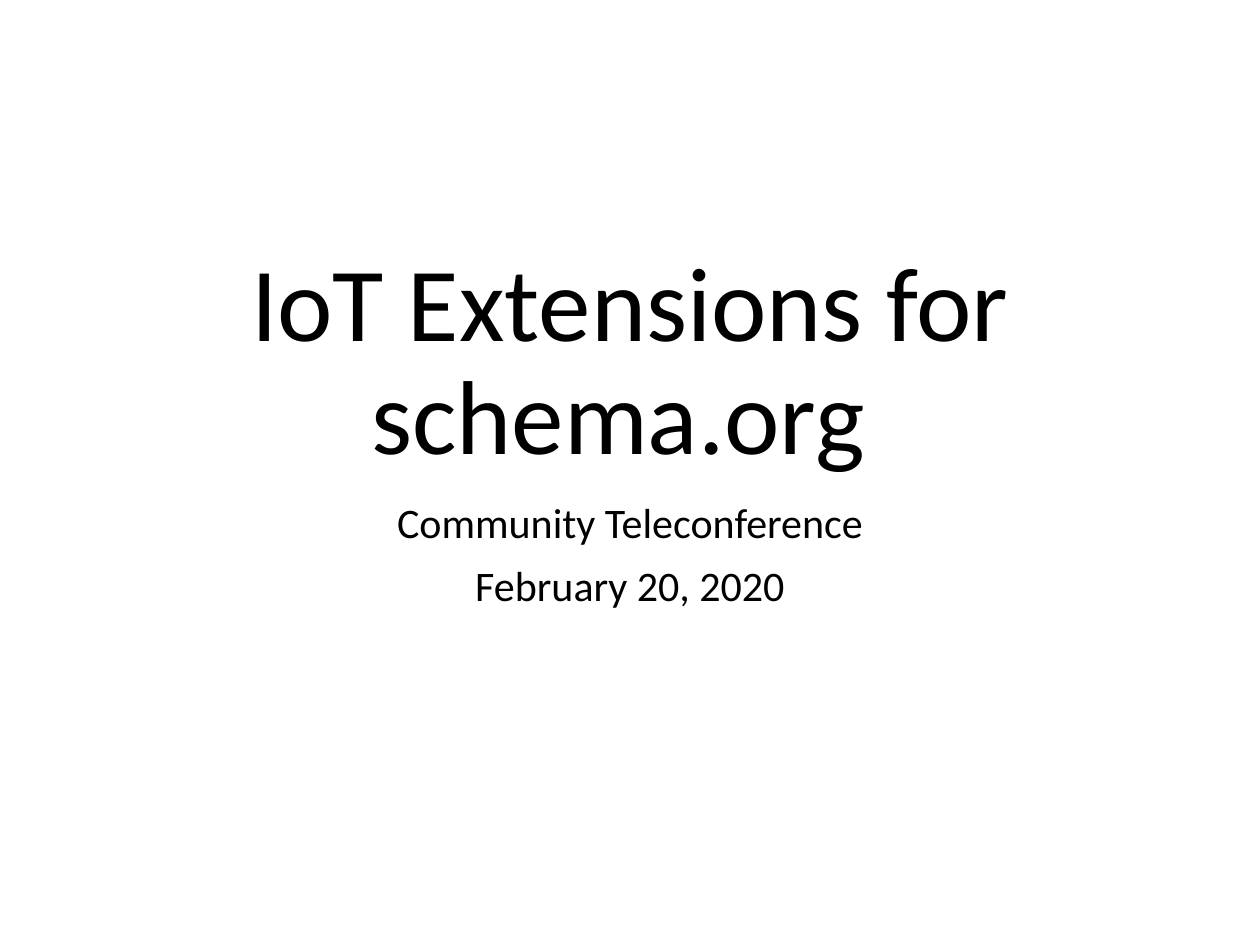
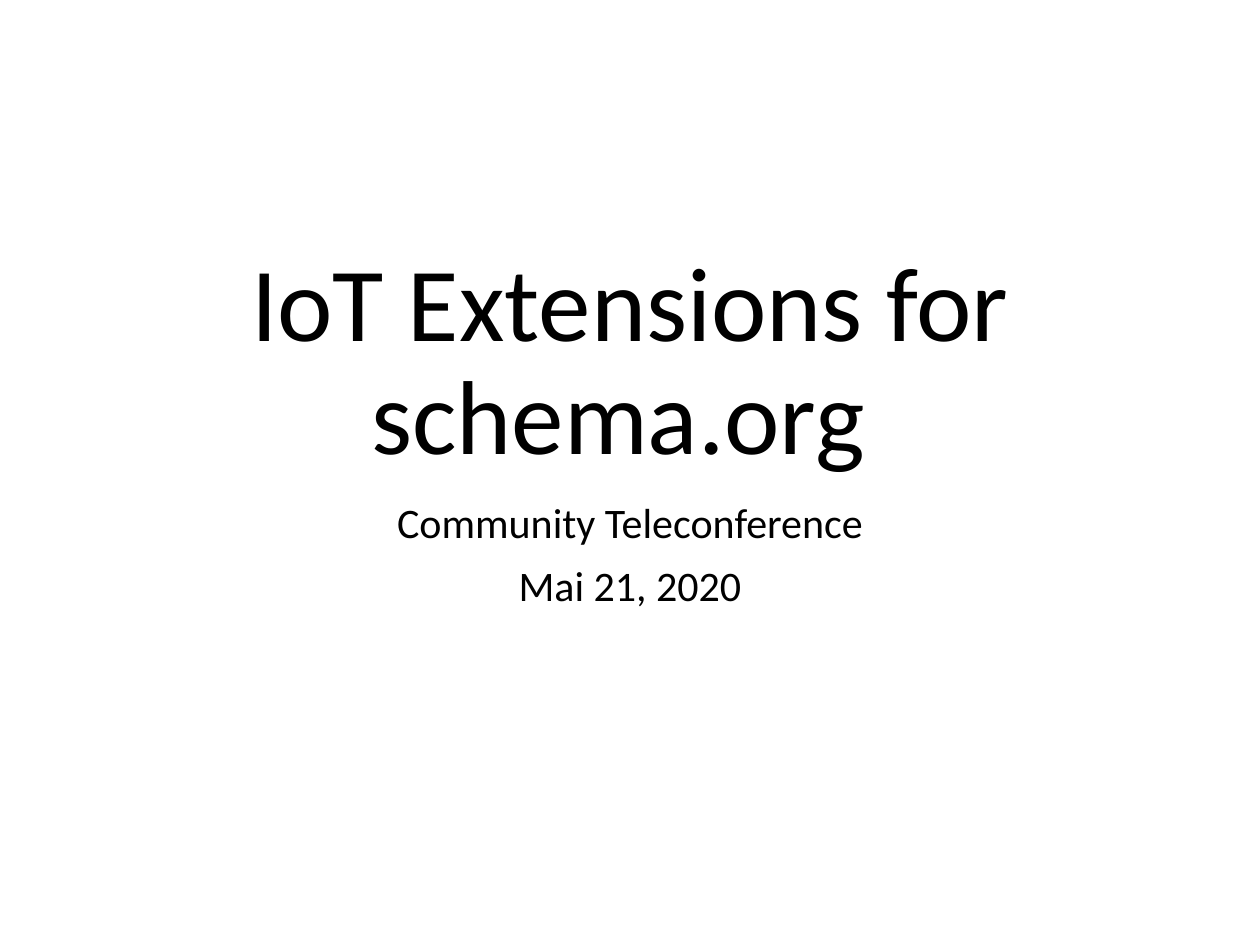
Before and after one commit to iot-schema-collab/teleconferences, a slide deck: slide 1 of iotschema-20200521.pptx. Drawn at 1260x945 pixels with LibreOffice and Linux fonts; fonts in the diff are those of the drawing. Boxes give left, top, right and bottom in pixels: in the first picture for what was removed or moved away, otherwise in the second. Text is boxed around its words. In the diff, an @@ line names an element or a change of style, - is before the commit and + after.

```diff
--- a/iotschema-20200521.pptx
+++ b/iotschema-20200521.pptx
@@ subtitle at box(519, 572, 741, 606): text changed @@
-February 20, 2020
+Mai 21, 2020
```
Also in this commit, not shown: 5 other slides changed.
